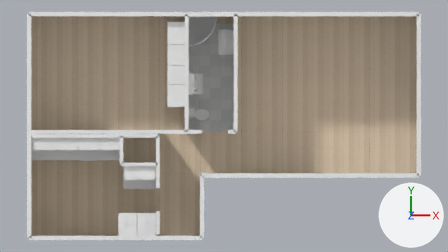
The Blender file apartment.blend, before and after one commit.
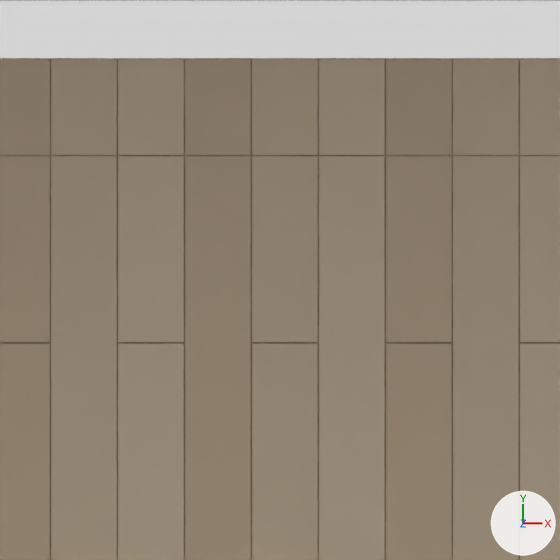
The first picture shows the older version from the file's camera 'Camera'. The close-ups show the older and then the newer version on the part from 68% to 77% of the width and 5% to 22% of the height of that picture. Only the edits that show in the close-ups are written down. Arrows for +X, +Y and +Z are at lower right; the lights stay in place.

Before the edit, the objects in view are built like this:
```python
me_main_apartment_floor_mesh = bpy.data.meshes.new('Main apartment floor Mesh')
me_main_apartment_floor_mesh.from_pydata(...)  # a box spanning x 0.06..10.59, y 1.76..6.05, z -0.08..0.0
me_main_apartment_floor_mesh.materials.append(mat_apartment___oak_floor_joints)  # beige #b6a086
me_north_facade_wall_mesh = bpy.data.meshes.new('North facade Wall Mesh')
me_north_facade_wall_mesh.from_pydata(...)  # a box spanning x 0.0..10.65, y 6.05..6.17, z 0.0..2.4
me_north_facade_wall_mesh.materials.append(mat_apartment___warm_white_walls)  # white #e7e7e7
me_wood_plank_floors_mesh_001 = bpy.data.meshes.new('Wood plank floors Mesh.001')
me_wood_plank_floors_mesh_001.from_pydata(...)  # 4256 vertices, 3192 faces; spans x 0.06..10.58, y 0.06..6.05, z 0.0..0.01
# faces by material slot: [1104, 1044, 1044]
me_wood_plank_floors_mesh_001.materials.append(mat_apartment___light_oak_plank)  # beige #dac5aa
me_wood_plank_floors_mesh_001.materials.append(mat_apartment___natural_oak_plank)  # beige #d4bda2
me_wood_plank_floors_mesh_001.materials.append(mat_apartment___pale_oak_plank)  # beige #decaaf
ob_main_apartment_floor = bpy.data.objects.new('Main apartment floor', me_main_apartment_floor_mesh)
ob_main_apartment_floor.location = (0.0, 0.0, 0.0)
ob_north_facade_wall = bpy.data.objects.new('North facade Wall', me_north_facade_wall_mesh)
ob_north_facade_wall.location = (0.0, 0.0, 0.0)
ob_wood_plank_floors = bpy.data.objects.new('Wood plank floors', me_wood_plank_floors_mesh_001)
ob_wood_plank_floors.location = (0.0, 0.0, 0.0)
```
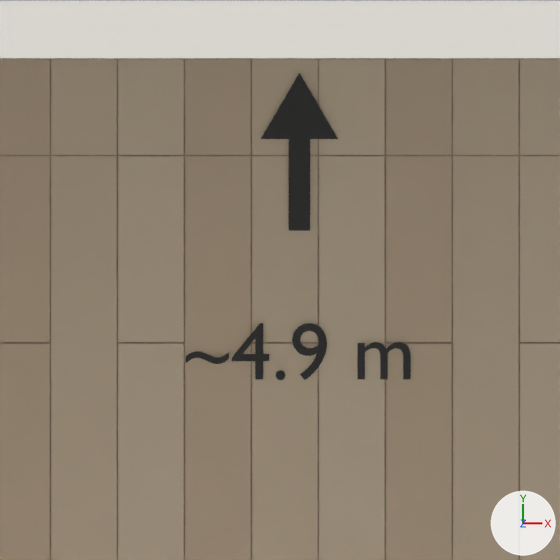
Where the change shows, as pixel boxes [x1, y1, x2, y2] in the close-ups (560 x 560 px):
```json
{"object": "Living room North wall arrow", "change": "added", "after": [261, 73, 338, 231]}
{"object": "Living room North wall estimate", "change": "added", "after": [186, 323, 411, 380]}
```

The change, as JSON lines over the scene's bpy script:
```json
{"op": "add", "block": "mat_apartment___measurement_annotations", "code": ["mat_apartment___measurement_annotations = principled_material('Apartment - measurement annotations')", "mat_apartment___measurement_annotations.base_color = (0.03, 0.03, 0.03)  # dark grey #303030", "mat_apartment___measurement_annotations.roughness = 0.7"]}
{"op": "add", "block": "me_living_room_north_wall_arrow_mesh", "code": ["me_living_room_north_wall_arrow_mesh = bpy.data.meshes.new('Living room North wall arrow Mesh')", "me_living_room_north_wall_arrow_mesh.from_pydata([(8.118, 5.695, 0.022), (8.118, 5.886, 0.022), (8.06, 5.886, 0.022), (8.141, 6.025, 0.022), (8.222, 5.886, 0.022), (8.163, 5.886, 0.022), (8.163, 5.695, 0.022)], [], [(0, 1, 2, 3, 4, 5, 6)])", "me_living_room_north_wall_arrow_mesh.materials.append(mat_apartment___measurement_annotations)  # dark grey #303030"]}
{"op": "add", "block": "txt_living_room_north_wall_estimate_text", "code": ["txt_living_room_north_wall_estimate_text = bpy.data.curves.new('Living room North wall estimate Text', 'FONT')", "txt_living_room_north_wall_estimate_text.body = '~4.9 m'", "txt_living_room_north_wall_estimate_text.materials.append(mat_apartment___measurement_annotations)  # dark grey #303030", "txt_living_room_north_wall_estimate_text.align_x = 'CENTER'", "txt_living_room_north_wall_estimate_text.align_y = 'CENTER'", "txt_living_room_north_wall_estimate_text.size = 0.17"]}
{"op": "add", "block": "ob_living_room_north_wall_estimate", "code": ["ob_living_room_north_wall_estimate = bpy.data.objects.new('Living room North wall estimate', txt_living_room_north_wall_estimate_text)", "ob_living_room_north_wall_estimate.location = (8.141, 5.435, 0.02)"]}
{"op": "add", "block": "ob_living_room_north_wall_arrow", "code": ["ob_living_room_north_wall_arrow = bpy.data.objects.new('Living room North wall arrow', me_living_room_north_wall_arrow_mesh)", "ob_living_room_north_wall_arrow.location = (0.0, 0.0, 0.0)"]}
```
